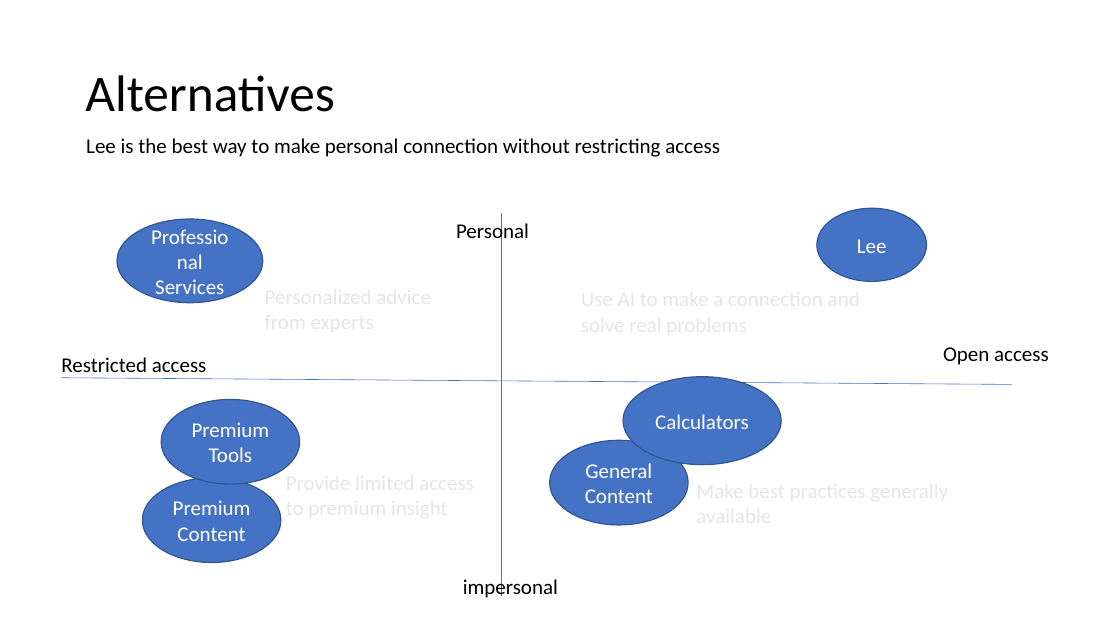
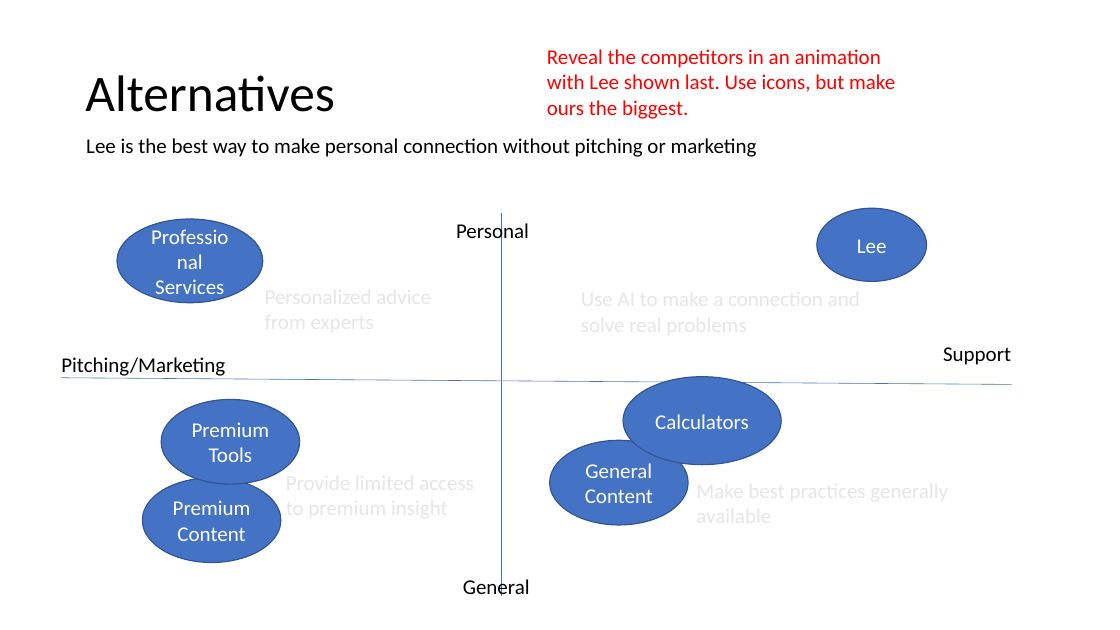
Before and after one commit to dxc-technology/AI-Remote-Worker-Assistant, a slide deck: slide 4 of Creative/Ulster Bank Hackathon Pitch Deck.pptx. Drawn at 1120x630 pixels with LibreOffice and Linux fonts; fonts in the diff are those of the drawing. Boxes give left, top, right and bottom in pixels: in the first picture for what was removed or moved away, otherwise in the second. Text is boxed around its words. In the diff, an @@ line names an element or a change of style, - is before the commit and + after.

```diff
--- a/Creative/Ulster Bank Hackathon Pitch Deck.pptx
+++ b/Creative/Ulster Bank Hackathon Pitch Deck.pptx
@@ text added at [547, 49, 895, 119], 18 pt, text #FF0000 @@
+Reveal the competitors in an animation with Lee shown last. Use icons, but make ours the biggest.
@@ text at [86, 138, 757, 157]: text changed @@
-Lee is the best way to make personal connection without restricting access
+Lee is the best way to make personal connection without pitching or marketing
@@ text at [61, 357, 225, 378]: text changed @@
-Restricted access
+Pitching/Marketing
@@ text at [943, 347, 1011, 365]: text changed @@
-Open access
+Support
@@ text at [463, 576, 530, 596]: text changed @@
-impersonal
+General
```
Also in this commit, not shown: 4 other slides changed, 2 other files.
